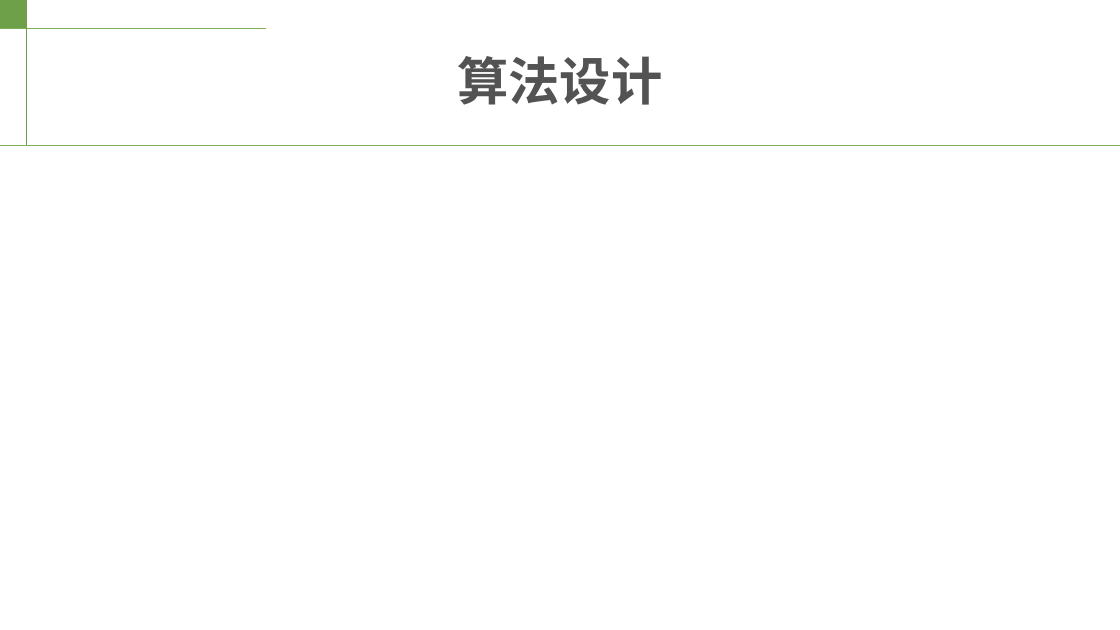
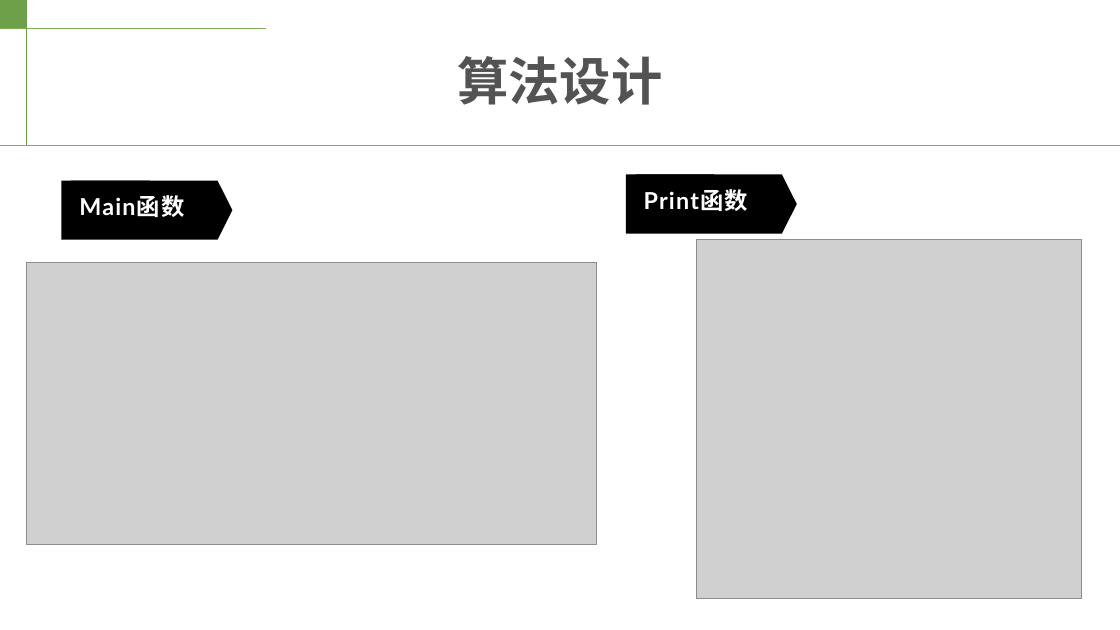
Before and after one commit to Erewhon-Lucy/BPLP_demo, a slide deck: slide 7 of 把你们的感想扔到这里/不向C语言低头小组.pptx. Drawn at 1120x630 pixels with LibreOffice and Linux fonts; fonts in the diff are those of the drawing; grey boxes stand for pictures. Boxes give left, top, right and bottom in pixels: in the first picture for what was removed or moved away, otherwise in the second. Text is boxed around its words. In the diff, an @@ line names an element or a change of style, - is before the commit and + after.

```diff
--- a/把你们的感想扔到这里/不向C语言低头小组.pptx
+++ b/把你们的感想扔到这里/不向C语言低头小组.pptx
@@ pentagon arrow added at [626,175,797,234], fill #000000 @@
@@ pentagon arrow added at [635,175,720,200], fill #000000 @@
@@ pentagon arrow added at [61,181,232,239], fill #000000 @@
@@ pentagon arrow added at [71,181,155,206], fill #000000 @@
@@ rectangle added at [71,188,213,238], fill #000000, 20 pt, text #FFFFFF, bold @@
+Main函数
@@ rectangle added at [635,182,777,232], fill #000000, 20 pt, text #FFFFFF, bold @@
+Print函数
@@ picture added at [697,239,1082,599] @@
@@ picture added at [27,263,597,544] @@
```
Also in this commit, not shown: 1 other slide changed, 3 slides added, 3 slides removed, 6 other files.
